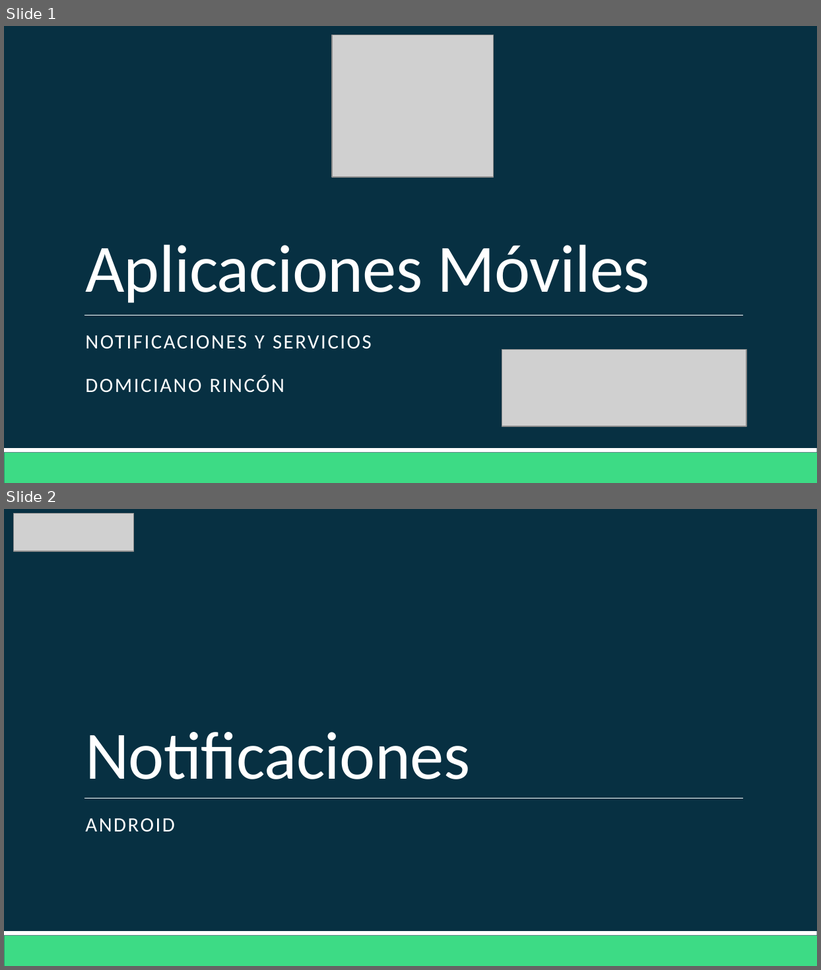
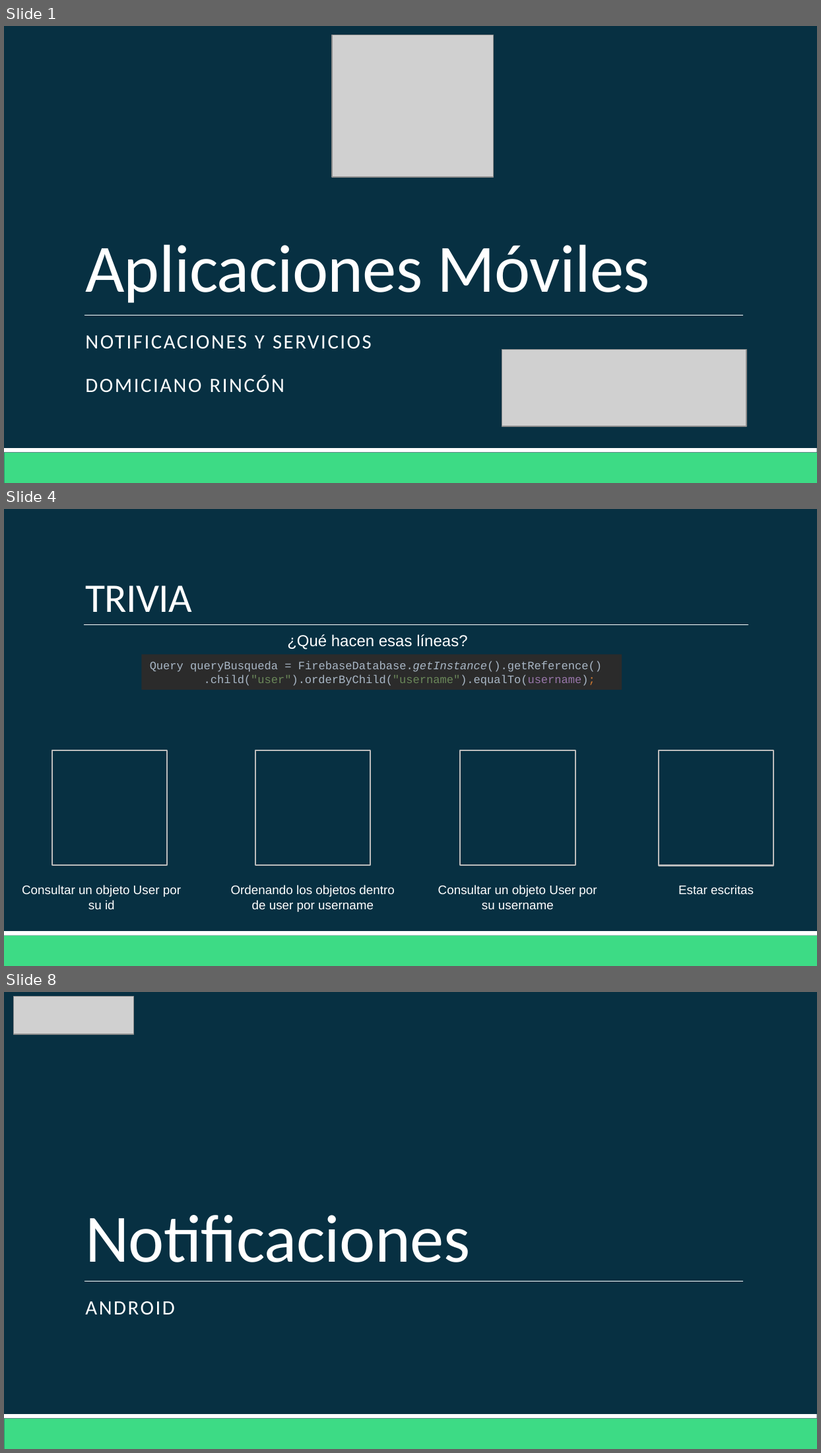
Before and after one commit to Domiciano/AppMoviles201, a slide deck: Clase 12/Clase 12.pptx. Shown one above the other, each under a label of ours: slides 1 and 2 before the commit, slides 1, 4 and 8 after it; the slides between them are not shown. The pictures are 821x970 and 821x1453 pixels, drawn with LibreOffice and Linux fonts; fonts in the diff are those of the drawing; grey boxes stand for pictures. Boxes give left, top, right and bottom in pixels: in the first picture for what was removed or moved away, otherwise in the second. Text is boxed around its words. In the diff, an @@ line names an element or a change of style, - is before the commit and + after.

```diff
--- a/Clase 12/Clase 12.pptx
+++ b/Clase 12/Clase 12.pptx
@@ slide 4 added at bbox=[4, 509, 817, 966], background #073042; not listed: 2 template elements that a slide beside it also shows @@
@@ title added at bbox=[85, 586, 192, 612], 36 pt, text #FFFFFF @@
+TRIVIA
@@ line added from (84, 625) to (748, 625), #FFFFFF 0.5 pt @@
@@ text added at bbox=[287, 634, 467, 650], 14 pt, text #FFFFFF @@
+¿Qué hacen esas líneas?
@@ rectangle added at bbox=[141, 655, 622, 691], fill #2B2B2B, 10 pt, text #A9B7C6 @@
+Query queryBusqueda = FirebaseDatabase.getInstance().getReference()
+.child("user").orderByChild("username").equalTo(username);
@@ rectangle added at bbox=[52, 751, 168, 866], outline #BDBDBD 1.25 pt @@
@@ rectangle added at bbox=[255, 751, 371, 866], outline #BDBDBD 1.25 pt @@
@@ rectangle added at bbox=[460, 751, 576, 866], outline #BDBDBD 1.25 pt @@
@@ rectangle added at bbox=[659, 751, 774, 866], outline #BDBDBD 1.25 pt @@
@@ text added at bbox=[22, 885, 181, 910], 11 pt, text #FFFFFF @@
+Consultar un objeto User por su id
@@ text added at bbox=[231, 885, 394, 912], 11 pt, text #FFFFFF @@
+Ordenando los objetos dentro de user por username
@@ text added at bbox=[438, 885, 597, 910], 11 pt, text #FFFFFF @@
+Consultar un objeto User por su username
@@ text added at bbox=[679, 885, 754, 894], 11 pt, text #FFFFFF @@
+Estar escritas
@@ what was slide 2 is now slide 8 @@
```
Also in this commit, not shown: 12 other slides added, 2 other files.
